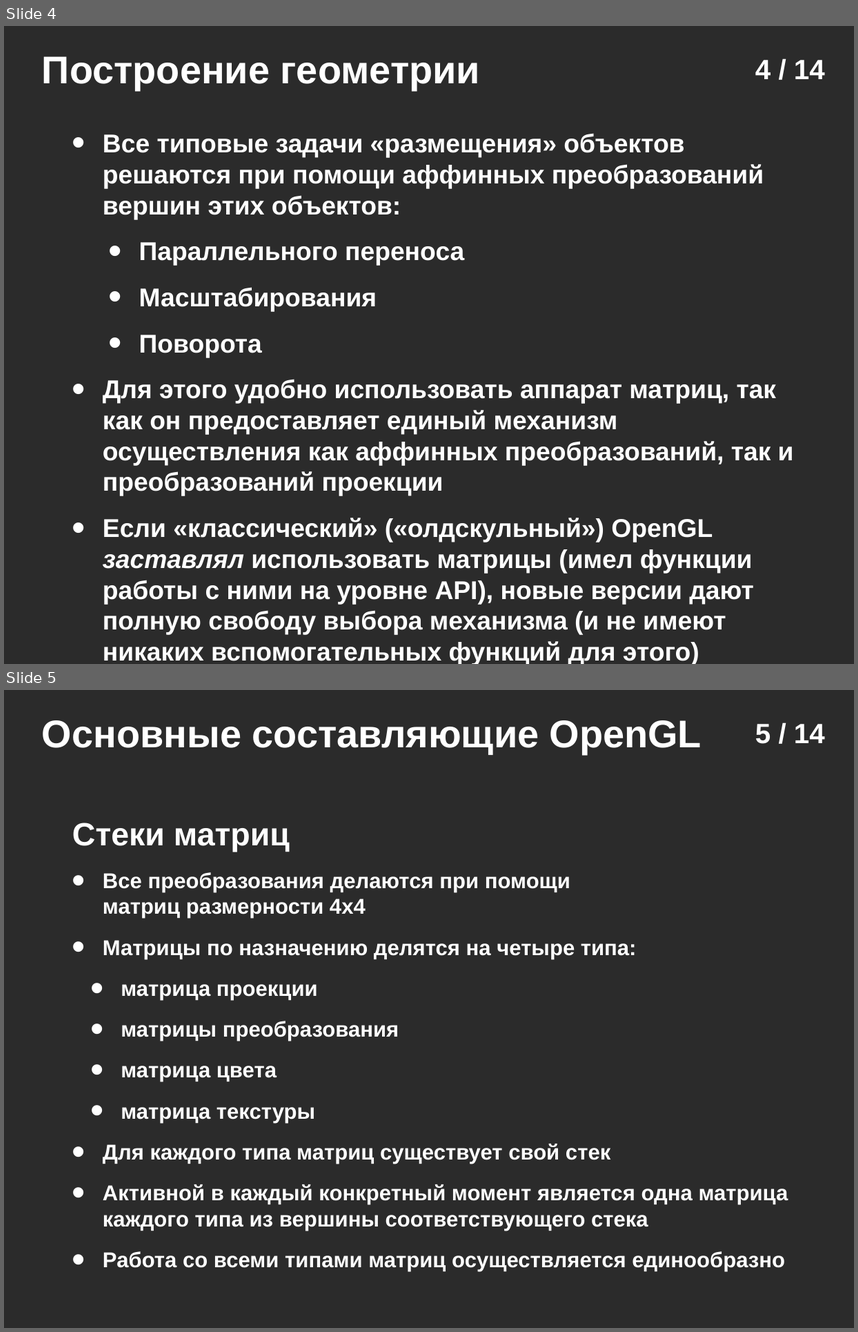
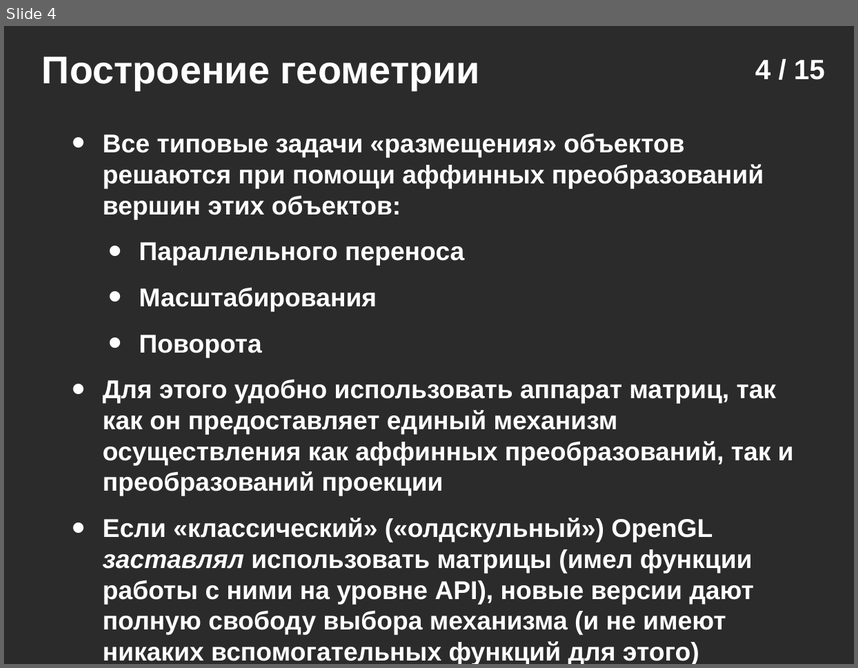
Before and after one commit to icosaeder/cg-lect, a slide deck: Лекции/Лекция 2/Лекция №2.odp. Shown one above the other, each under a label of ours: slides 4 and 5 before the commit, slide 4 after it. The pictures are 858x1332 and 858x668 pixels, drawn with LibreOffice and Linux fonts; fonts in the diff are those of the drawing; background and template pictures are left out; a plain dark background stands for a picture behind light text. Boxes give left, top, right and bottom in pixels: in the first picture for what was removed or moved away, otherwise in the second. Text is boxed around its words. In the diff, an @@ line names an element or a change of style, - is before the commit and + after.

```diff
--- a/Лекции/Лекция 2/Лекция №2.odp
+++ b/Лекции/Лекция 2/Лекция №2.odp
@@ slide 5 removed at (4,690,854,1328), background picture (left out) @@
@@ text removed at (42,720,702,754) @@
-Основные составляющие OpenGL
@@ page number removed at (755,724,825,744) @@
-5 / 14
@@ text removed at (72,822,789,1271) @@
-Стеки матриц
-• Все преобразования делаются при помощи
-  матриц размерности 4х4
-• Матрицы по назначению делятся на четыре типа:
-  • матрица проекции
-  • матрицы преобразования
-  • матрица цвета
-  • матрица текстуры
-• Для каждого типа матриц существует свой стек
-• Активной в каждый конкретный момент является одна матрица каждого типа из вершины соответствующего стека
-• Работа со всеми типами матриц осуществляется единообразно
@@ page number at (755,60,825,80): text changed @@
-4 / 14
+4 / 15
```
Also in this commit, not shown: 5 slides changed, 2 slides added, 2 other files.
